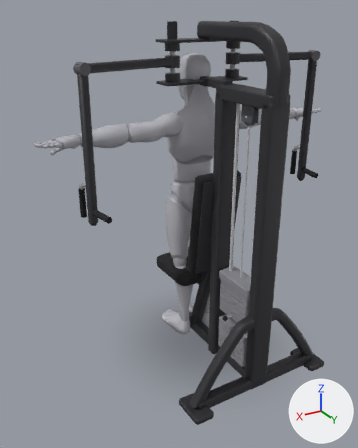
A saved change to the glTF model app/src/main/assets/mannequins/pec_deck.glb.
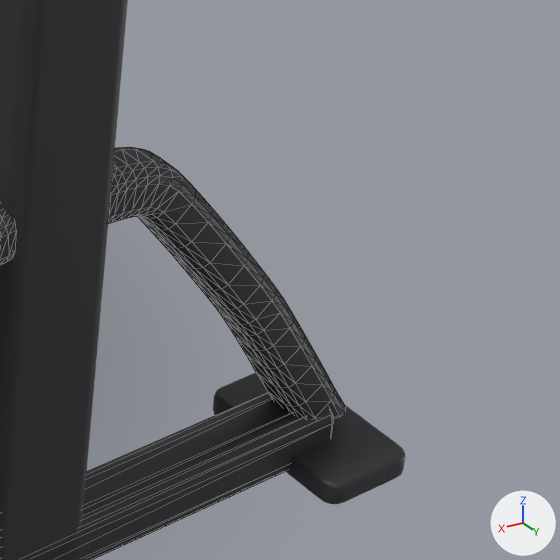
The first picture shows the older version from a 50 mm lens placed at (1.604, 2.508, 2.05), pointed at (0.19, 0.151, 0.872). The close-ups show the older and then the newer version on the part from 70% to 98% of the width and 63% to 85% of the height of that picture. Only the edits that show in the close-ups are written down. Arrows for +X, +Y and +Z are at lower right; the lights stay in place. The close-ups show mesh edges as thin lines. Where no turn or scale is listed for an object, it has been applied to the vertices. Vertices at exactly the same position are counted once.

Before the edit, the objects in view are built like this:
```python
me_mesh_10 = bpy.data.meshes.new('Mesh_10')
me_mesh_10.from_pydata(...)  # 32 vertices, 60 faces; spans x -0.42..0.42, y -0.035..0.035, z -0.035..0.035
me_mesh_10.materials.append(mat_frame)  # dark grey #2e2e33
me_mesh_11 = bpy.data.meshes.new('Mesh_11')
me_mesh_11.from_pydata(...)  # 160 vertices, 316 faces; spans x -0.06..0.06, y -0.1..0.1, z -0.015..0.015
me_mesh_11.materials.append(mat_frame)  # dark grey #2e2e33
me_mesh_12 = bpy.data.meshes.new('Mesh_12')
me_mesh_12.from_pydata(...)  # 338 vertices, 672 faces; spans x -0.455..-0.06, y 0.69..0.75, z 0.05..0.49
me_mesh_12.materials.append(mat_frame)  # dark grey #2e2e33
ob_pec_deck_10 = bpy.data.objects.new('pec_deck_10', me_mesh_12)
ob_pec_deck_10.location = (0.0, 0.0, 0.0)
ob_pec_deck_8 = bpy.data.objects.new('pec_deck_8', me_mesh_10)
ob_pec_deck_8.location = (0.0, 0.72, 0.035)
ob_pec_deck_9 = bpy.data.objects.new('pec_deck_9', me_mesh_11)
ob_pec_deck_9.parent = ob_pec_deck
ob_pec_deck_9.location = (-0.42, 0.72, 0.015)
# also in view: 'pec_deck_13' at (0.0, 0.72, 0.83)
```
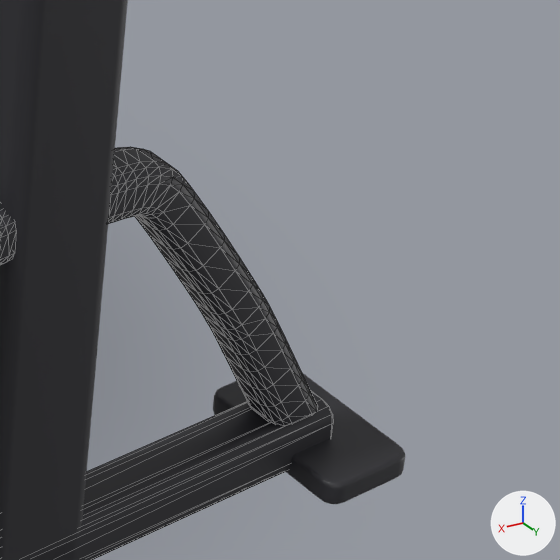
Where the change shows, as pixel boxes [x1, y1, x2, y2] in the close-ups (560 x 560 px; the box of a moved part takes in the faces that stretch with it):
'pec_deck_10', reshaped (12% narrower): before [108, 147, 346, 419]; after [108, 147, 318, 426]
part 1 of me_mesh_12, moved or reshaped: before [113, 147, 346, 419]; after [113, 147, 318, 426]

The edits, one by one:
me_mesh_12 is used by ob_pec_deck_10; location (0.0, 0.0, 0.0).
me_mesh_12 had 338 vertices, 672 faces and spanned x -0.455..-0.06, y 0.69..0.75, z 0.05..0.49.
me_mesh_12 now has 338 vertices, 672 faces and spans x -0.409..-0.06, y 0.69..0.75, z 0.07..0.49.
me_mesh_12 part 1: 279 of 338 vertices moved; they spanned x -0.455..-0.09, y 0.69..0.75, z 0.05..0.487 and now span x -0.409..-0.09, y 0.69..0.75, z 0.07..0.487; mean shift (0.017, 0.0, 0.004); largest move (-0.455, 0.707, 0.05) -> (-0.409, 0.707, 0.07).
